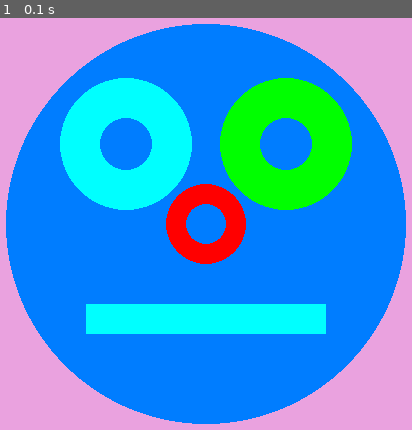
Above: before the commit, frame 1.
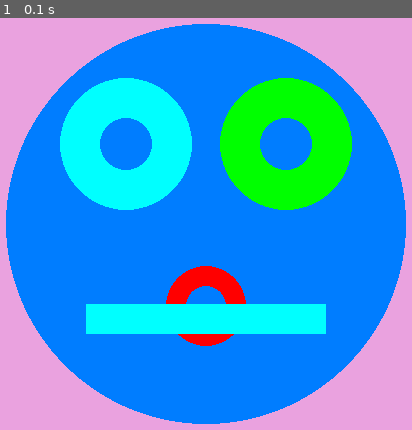
Above: after the commit, the same moment.

Repository: Rosebotics/PythonGameDesign2018
Game: pygame game, started from camp/SamuelC/Day 1 - The Game Loop, Colors, Drawing and Animation/05-Animation.py
Two runs of this game, one before a commit and one after it. Both use one fixed random seed, a clock stepped at 60 frames per second and the inputs below.
Inputs:
- Up to frame 1 (0.1 s): no input

The runs differ from the first frame. In frame 1, 3.5% of the frame differs, in the area x 40-60%, y 40-80%.

Commit message:
Samuel Carson Day 1

Diff:
--- a/camp/SamuelC/Day 1 - The Game Loop, Colors, Drawing and Animation/05-Animation.py
+++ b/camp/SamuelC/Day 1 - The Game Loop, Colors, Drawing and Animation/05-Animation.py
@@ -2,9 +2,15 @@
 import pygame
 import sys
 pygame.init()
-pygame.display.set_caption("drawing")
+pygame.display.set_caption("animation")
 screen = pygame.display.set_mode((640, 480))
+
+clock = pygame.time.Clock()
+
+nose_y_position = 240
+
 while True:
+    clock.tick(60)
     for event in pygame.event.get():
         if event.type == pygame.QUIT:
             sys.exit()
@@ -18,8 +24,11 @@
     #rtight eye
     pygame.draw.circle(screen, (0, 255, 0), (400, 160), 66, 40)
     #nose
-    pygame.draw.circle(screen, (255, 0, 0), (320, 240), 40, 20)
+    nose_y_position = nose_y_position + 122
+    if nose_y_position > 400:
+        nose_y_position = 200
+    pygame.draw.circle(screen, (255, 0, 0), (320, nose_y_position), 40, 20)
     #muoth
-    pygame.draw.rect(screen, (0, 255, 255), (200,320,240,30))
+    pygame.draw.rect(screen, (0, 255, 255), (200, 320, 240, 30))
 
     pygame.display.update()
